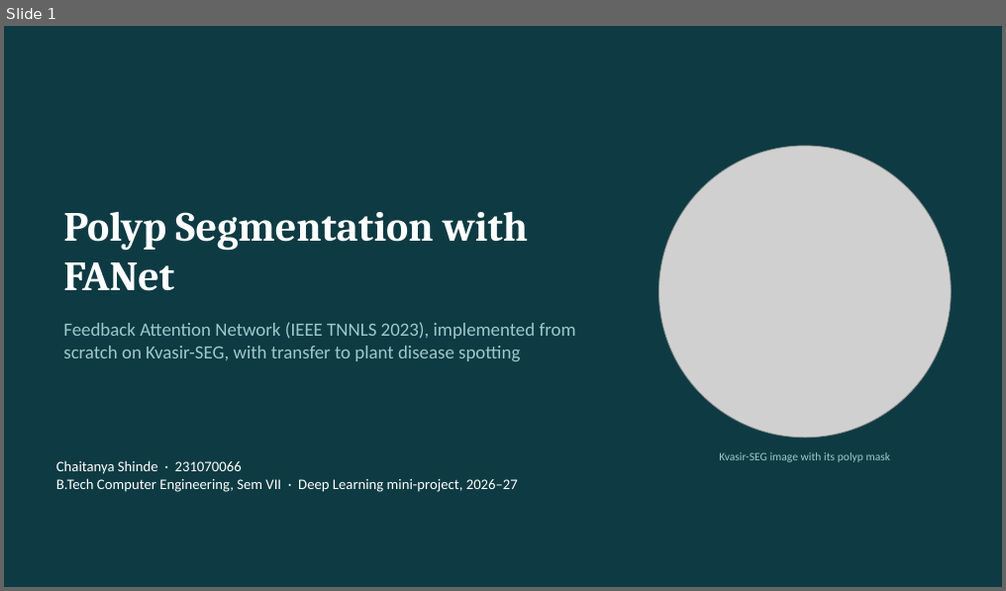
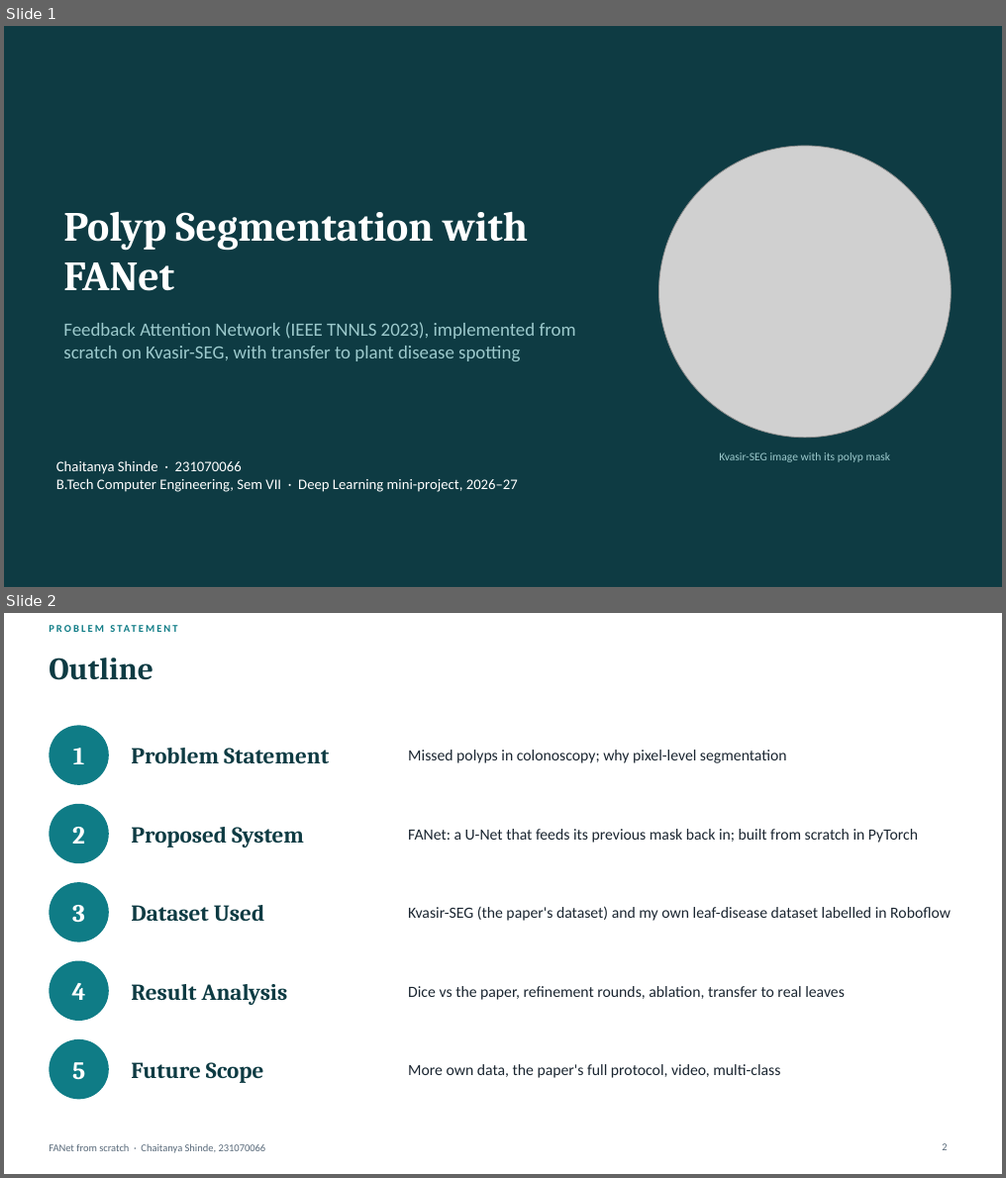
Before and after one commit to Chaitanya-666/DLproject, a slide deck: presentation/FANet_ChaitanyaShinde_231070066.pptx. Shown one above the other, each under a label of ours: slide 1 before the commit, slides 1 and 2 after it. The pictures are 1006x591 and 1006x1178 pixels, drawn with LibreOffice and Linux fonts; fonts in the diff are those of the drawing; grey boxes stand for pictures. Boxes give left, top, right and bottom in pixels: in the first picture for what was removed or moved away, otherwise in the second. Text is boxed around its words. In the diff, an @@ line names an element or a change of style, - is before the commit and + after.

Commit message:
Deck follows the PPT brief: sections Problem Statement, Proposed System, Dataset Used, Result Analysis, Future Scope; outline and Future Scope slides added (19 slides); report and book counts updated

```diff
--- a/presentation/FANet_ChaitanyaShinde_231070066.pptx
+++ b/presentation/FANet_ChaitanyaShinde_231070066.pptx
@@ slide 2 added at [4, 613, 1002, 1174], background #FFFFFF @@
@@ text added at [49, 619, 498, 638], 10 pt, text #0F7C86, bold @@
+PROBLEM STATEMENT
@@ title added at [49, 658, 153, 680], 30 pt, text #0E3B43, bold @@
+Outline
@@ ellipse added at [49, 725, 109, 785], fill #0F7C86, 24 pt, text #FFFFFF, bold @@
+1
@@ text added at [131, 748, 329, 763], 22 pt, text #0E3B43, bold @@
+Problem Statement
@@ text added at [408, 750, 787, 763], 15 pt, text #1B2631 @@
+Missed polyps in colonoscopy; why pixel-level segmentation
@@ ellipse added at [49, 804, 109, 863], fill #0F7C86, 24 pt, text #FFFFFF, bold @@
+2
@@ text added at [131, 827, 304, 848], 22 pt, text #0E3B43, bold @@
+Proposed System
@@ text added at [408, 829, 918, 843], 15 pt, text #1B2631 @@
+FANet: a U-Net that feeds its previous mask back in; built from scratch in PyTorch
@@ ellipse added at [49, 882, 109, 943], fill #0F7C86, 24 pt, text #FFFFFF, bold @@
+3
@@ text added at [131, 905, 264, 921], 22 pt, text #0E3B43, bold @@
+Dataset Used
@@ text added at [408, 906, 950, 921], 15 pt, text #1B2631 @@
+Kvasir-SEG (the paper's dataset) and my own leaf-disease dataset labelled in Roboflow
@@ ellipse added at [49, 961, 109, 1021], fill #0F7C86, 24 pt, text #FFFFFF, bold @@
+4
@@ text added at [131, 984, 288, 1005], 22 pt, text #0E3B43, bold @@
+Result Analysis
@@ text added at [408, 986, 845, 1000], 15 pt, text #1B2631 @@
+Dice vs the paper, refinement rounds, ablation, transfer to real leaves
@@ ellipse added at [49, 1040, 109, 1100], fill #0F7C86, 24 pt, text #FFFFFF, bold @@
+5
@@ text added at [131, 1062, 264, 1083], 22 pt, text #0E3B43, bold @@
+Future Scope
@@ text added at [408, 1064, 780, 1078], 15 pt, text #1B2631 @@
+More own data, the paper's full protocol, video, multi-class
@@ text added at [49, 1144, 266, 1154], 10 pt, text #5A6B7B @@
+FANet from scratch · Chaitanya Shinde, 231070066
@@ page number added at [942, 1144, 946, 1151], 10 pt, text #5A6B7B @@
+2
```
Also in this commit, not shown: 15 slides changed, 1 other slide added, 5 other files.
